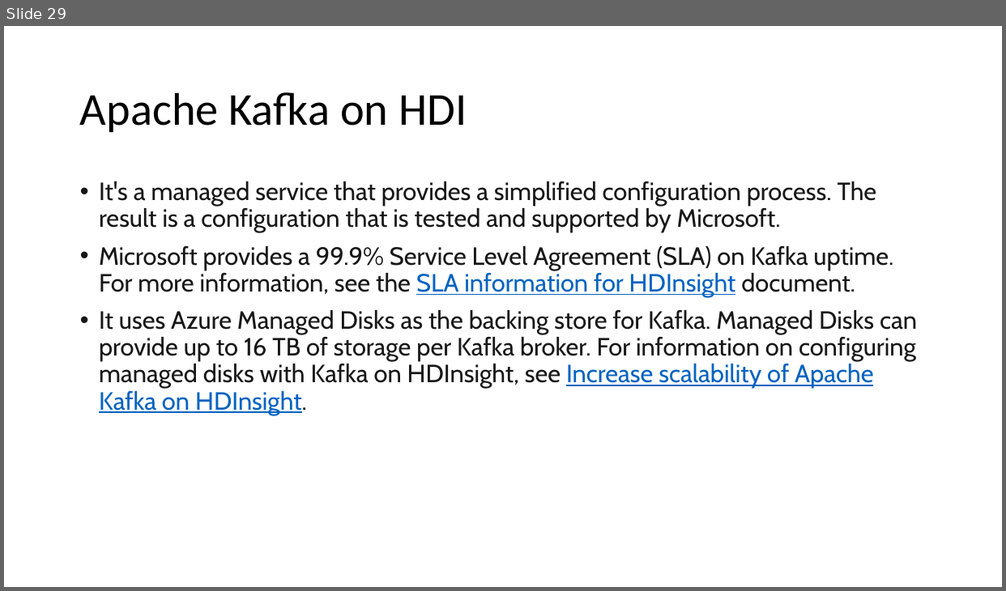
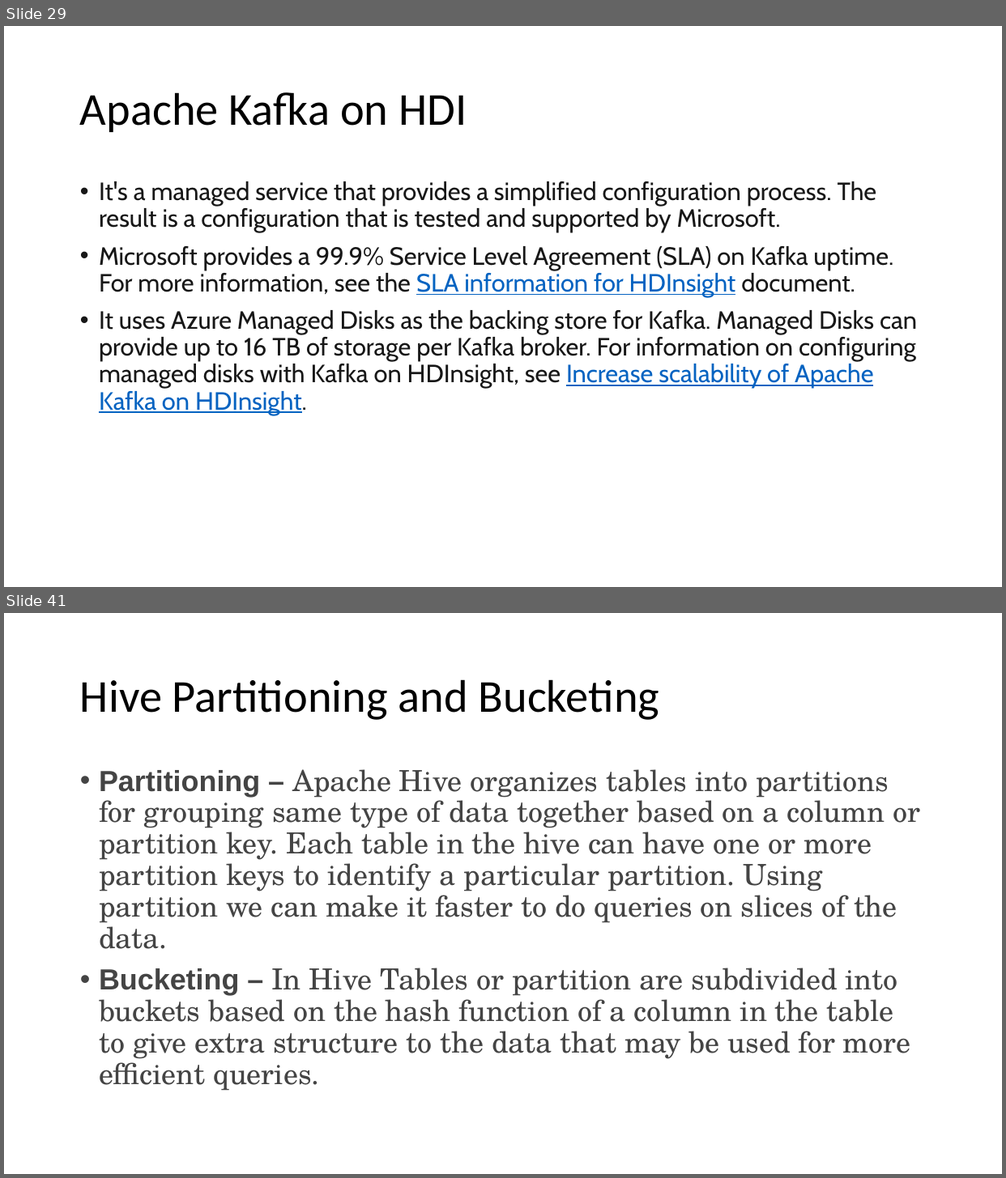
Before and after one commit to imcuteani/Azure_Big_Data_Training, a slide deck: Slides/Big Data Overview.pptx. Shown one above the other, each under a label of ours: slide 29 before the commit, slides 29 and 41 after it; the slides between them are not shown. The pictures are 1006x591 and 1006x1178 pixels, drawn with LibreOffice and Linux fonts; fonts in the diff are those of the drawing. Boxes give left, top, right and bottom in pixels: in the first picture for what was removed or moved away, otherwise in the second. Text is boxed around its words. In the diff, an @@ line names an element or a change of style, - is before the commit and + after.

```diff
--- a/Slides/Big Data Overview.pptx
+++ b/Slides/Big Data Overview.pptx
@@ slide 41 added at <box>4,613,1002,1174</box>, background #FFFFFF @@
@@ title added at <box>80,679,659,720</box>, 44 pt, text #000000 @@
+Hive Partitioning and Bucketing
@@ text added at <box>99,769,920,1091</box>, 28 pt, text #444444 @@
+• Partitioning – Apache Hive organizes tables into partitions for grouping same type of data together based on a column or partition key. Each table in the hive can have one or more partition keys to identify a particular partition. Using partition we can make it faster to do queries on slices of the data.
+• Bucketing – In Hive Tables or partition are subdivided into buckets based on the hash function of a column in the table to give extra structure to the data that may be used for more efficient queries.
```
Also in this commit, not shown: 19 other slides added, 22 other files.
